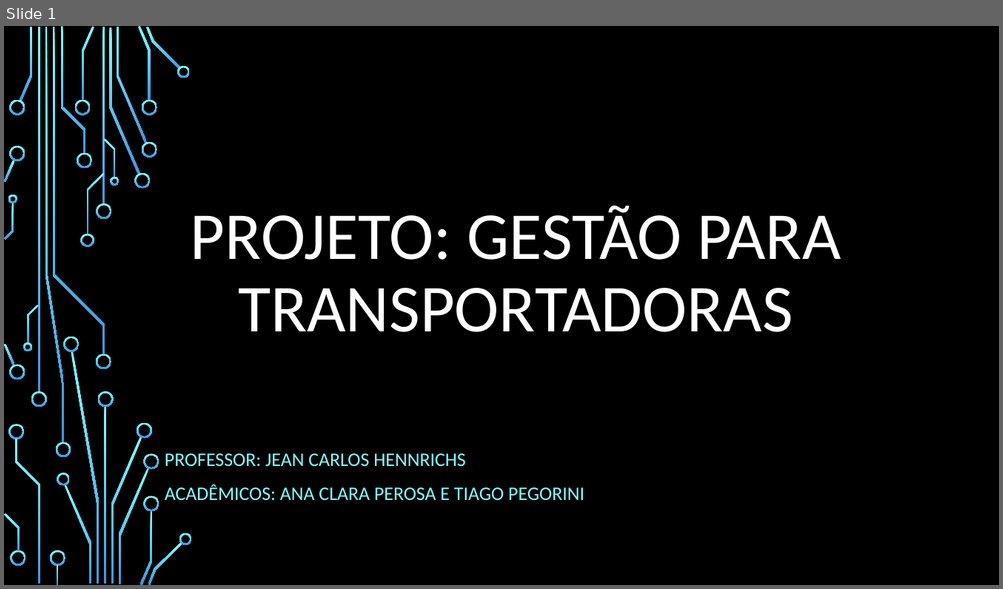
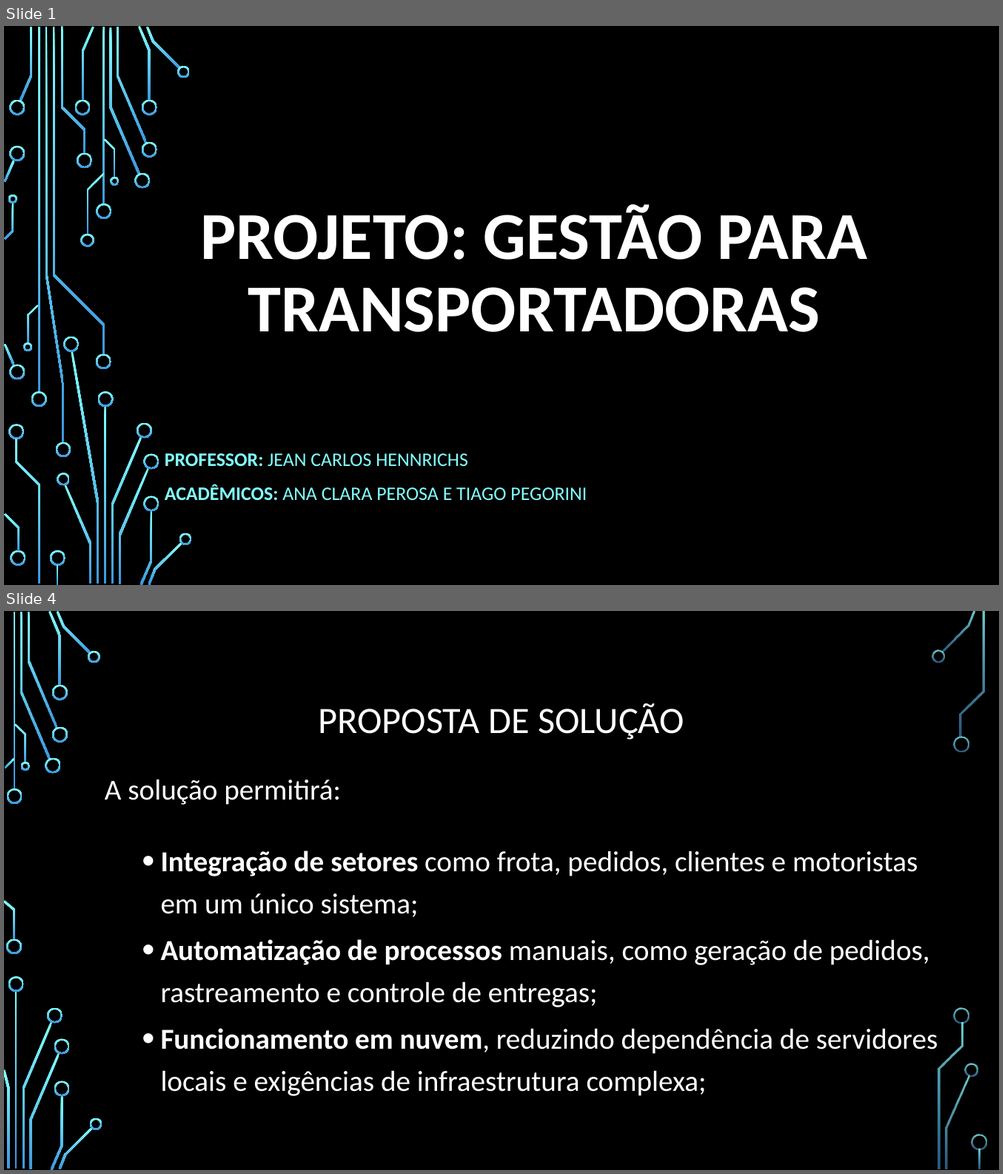
Before and after one commit to solutionsit-developer/Transportadora, a slide deck: transportadora/doc/Gestão de transportadora.pptx. Shown one above the other, each under a label of ours: slide 1 before the commit, slides 1 and 4 after it; the slides between them are not shown. The pictures are 1003x589 and 1003x1174 pixels, drawn with LibreOffice and Linux fonts; fonts in the diff are those of the drawing; background and template pictures are left out. Boxes give left, top, right and bottom in pixels: in the first picture for what was removed or moved away, otherwise in the second. Text is boxed around its words. In the diff, an @@ line names an element or a change of style, - is before the commit and + after.

```diff
--- a/transportadora/doc/Gestão de transportadora.pptx
+++ b/transportadora/doc/Gestão de transportadora.pptx
@@ slide 4 added at box(4, 611, 999, 1170), background picture (left out) @@
@@ title added at box(318, 703, 684, 740), 36 pt, text #FFFFFF @@
+PROPOSTA DE SOLUÇÃO
@@ text added at box(105, 779, 938, 1096), 28 pt, text #FFFFFF @@
+A solução permitirá:
+  • Integração de setores como frota, pedidos, clientes e motoristas em um único sistema;
+  • Automatização de processos manuais, como geração de pedidos, rastreamento e controle de entregas;
+  • Funcionamento em nuvem, reduzindo dependência de servidores locais e exigências de infraestrutura complexa;
@@ group added at box(4, 611, 987, 1170): 33 freeform shapes, 3 rectangles @@
@@ slide 1 changed as well @@
@@ title "PROJETO: GESTÃO PARA TRANSPORTADORAS" at box(200, 204, 868, 332): bold on @@
@@ subtitle "PROFESSOR: JEAN CARLOS HENNRICHS" at box(165, 454, 586, 500): bold on in "PROFESSOR:", "ACADÊMICOS:" @@
```
Also in this commit, not shown: 11 other slides changed, 10 other slides added, 9 slides removed.
